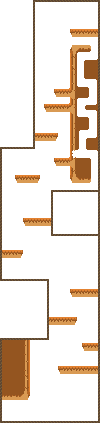
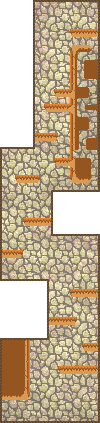
The second 100×423 image is a revision of the first. Changes to its layers:
added group "cenário" with 32 layers above "moss" over 2, 2, 100, 421
moved "Layer 51" into group "cenário" over 44, 45, 98, 183
moved "bordas" into group "cenário", painted on it over 2, 2, 100, 421
added layer "moss" (exclusion) above "shade" over 2, 2, 100, 421
added layer "shade" (50%) above "Color Balance 1" over 2, 2, 100, 421
added layer "background fase 1 copy 2" over 2, 2, 100, 421
